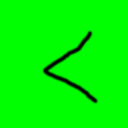
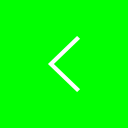
Layers edited between the first and the second w=128, h=128 image:
painted on "Layer 7" over <box>41,29,99,105</box>
